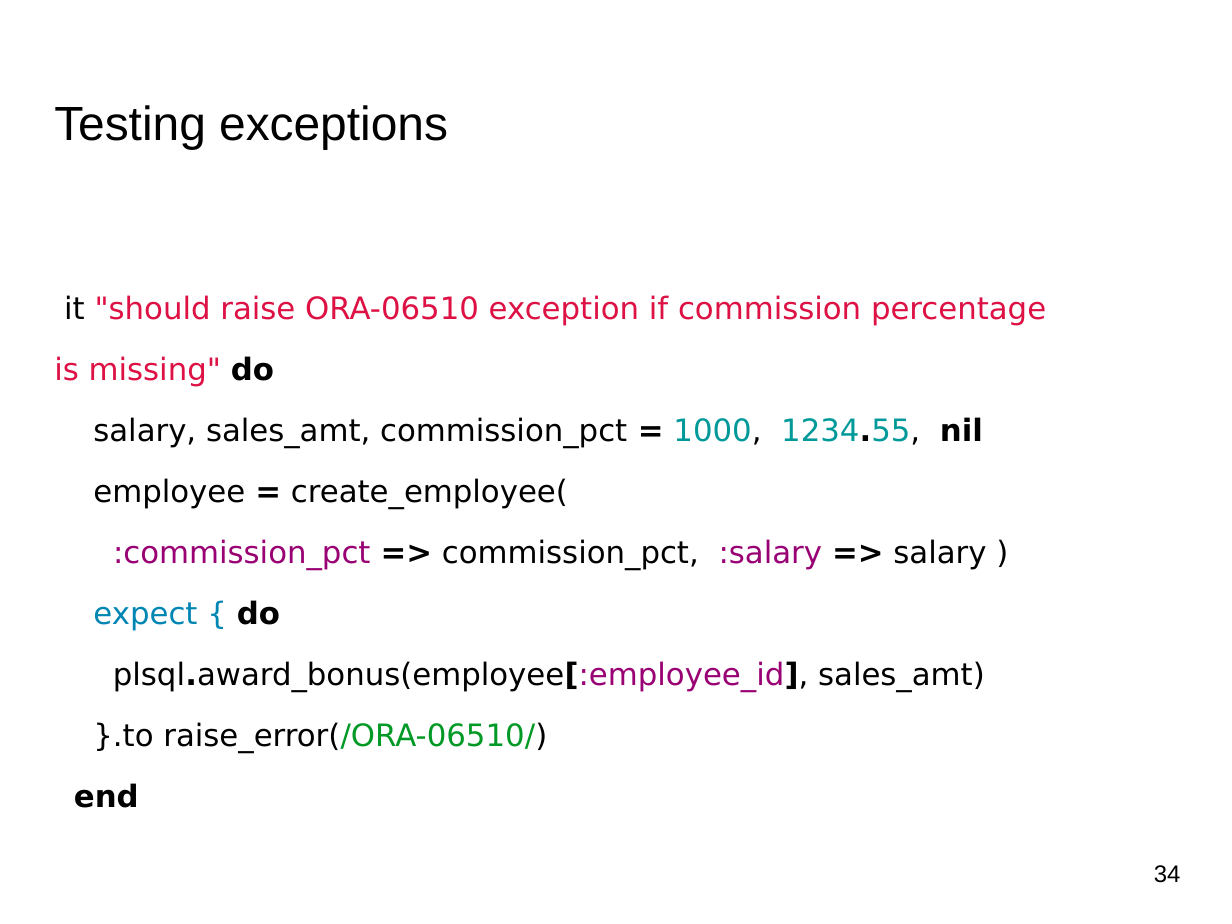
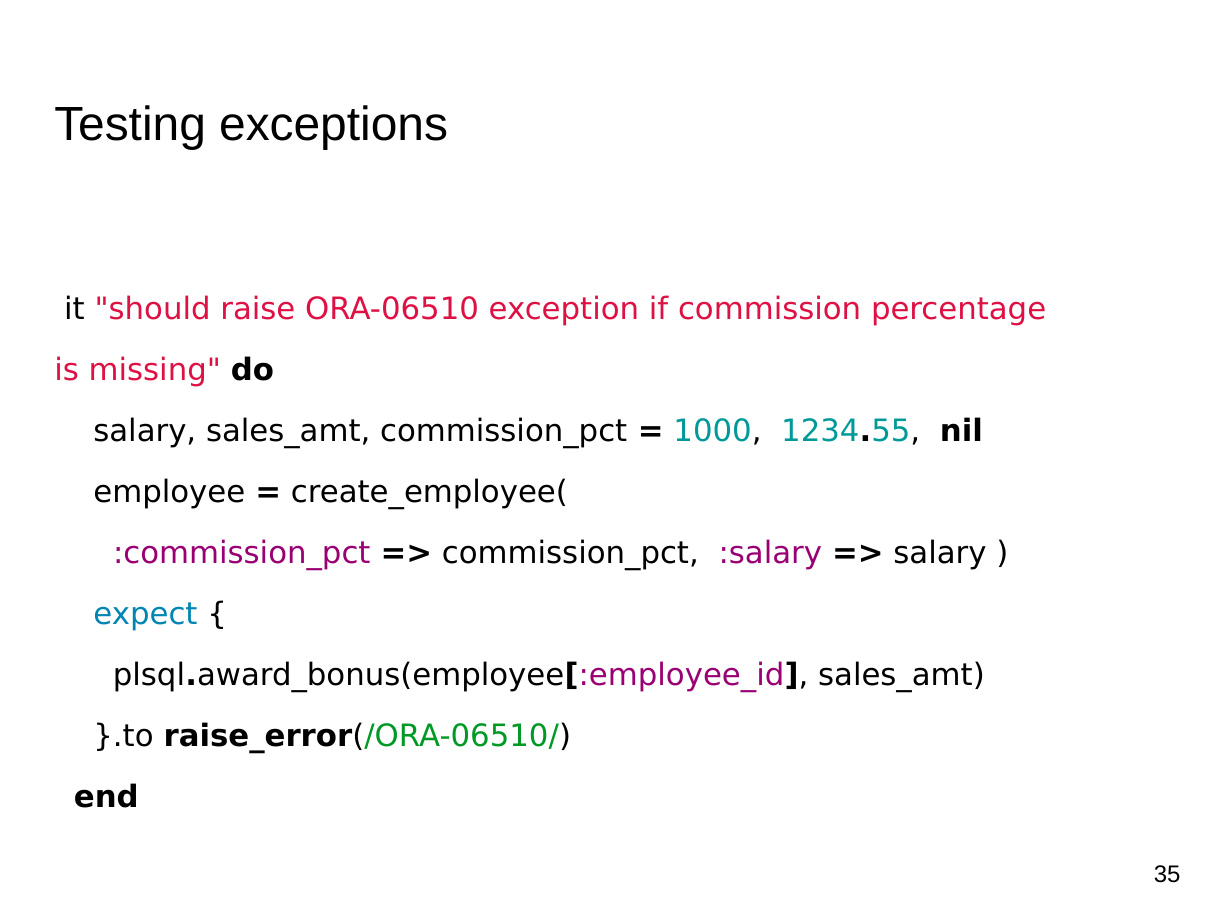
Before and after one commit to javornikolov/bgoug-rubyplsql-spec, a slide deck: slide 35 of Oracle PL-SQL unit testing with ruby-plsql-spec.pptx (slide 34 before the commit). Drawn at 1232x924 pixels with LibreOffice and Linux fonts; fonts in the diff are those of the drawing. Boxes give left, top, right and bottom in pixels: in the first picture for what was removed or moved away, otherwise in the second. Text is boxed around its words. In the diff, an @@ line names an element or a change of style, - is before the commit and + after.

Commit message:
Post-presentation slides update: questions, refinements
- Add annotations to the references
- Add a slide noting Raimonds as author of ruby-plsql & ruby-plsql-spec

```diff
--- a/Oracle PL-SQL unit testing with ruby-plsql-spec.pptx
+++ b/Oracle PL-SQL unit testing with ruby-plsql-spec.pptx
@@ text at [54,295,1046,808]: text changed @@
-it "should raise ORA-06510 exception if commission percentage is missing" do
-salary, sales_amt, commission_pct = 1000, 1234.55, nil
-employee = create_employee(
-:commission_pct => commission_pct, :salary => salary )
-expect { do
-plsql.award_bonus(employee[:employee_id], sales_amt)
-}.to raise_error(/ORA-06510/)
-end
+it "should raise ORA-06510 exception if commission percentage is missing" do
+salary, sales_amt, commission_pct = 1000, 1234.55, nil
+employee = create_employee(
+:commission_pct => commission_pct, :salary => salary )
+expect {
+plsql.award_bonus(employee[:employee_id], sales_amt)
+}.to raise_error(/ORA-06510/)
+end
@@ page number at [1154,865,1181,883]: text changed @@
-34
+35
```
Also in this commit, not shown: 4 other slides changed, 4 slides added.
